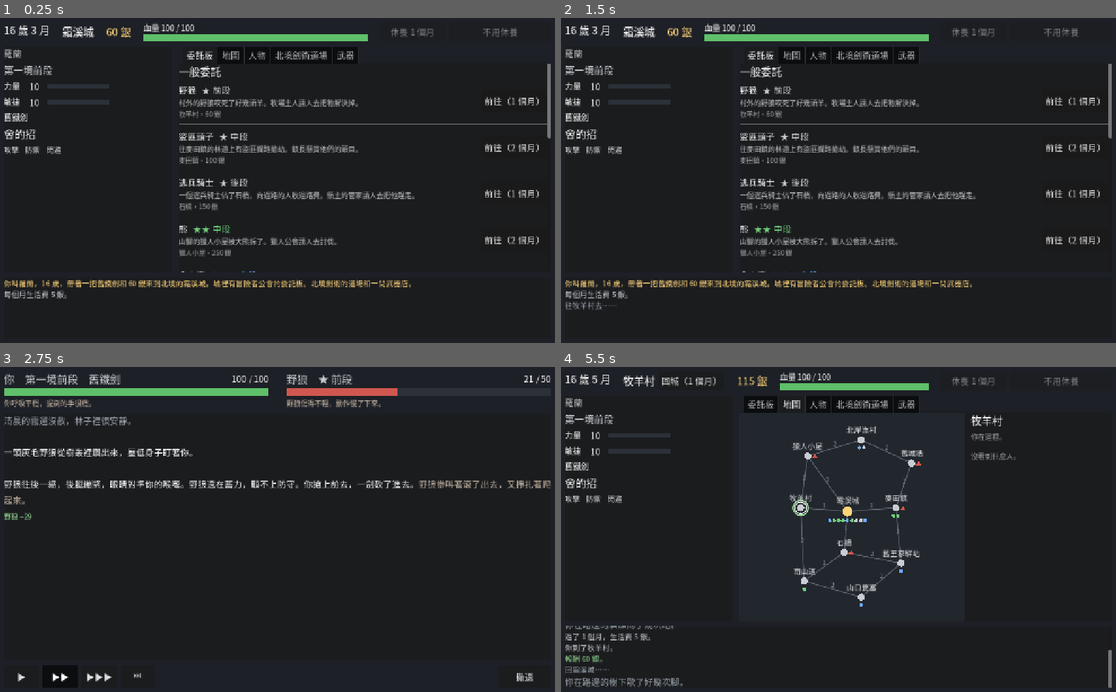
Above: before the commit, frames 1-4 (two rows, left to right).
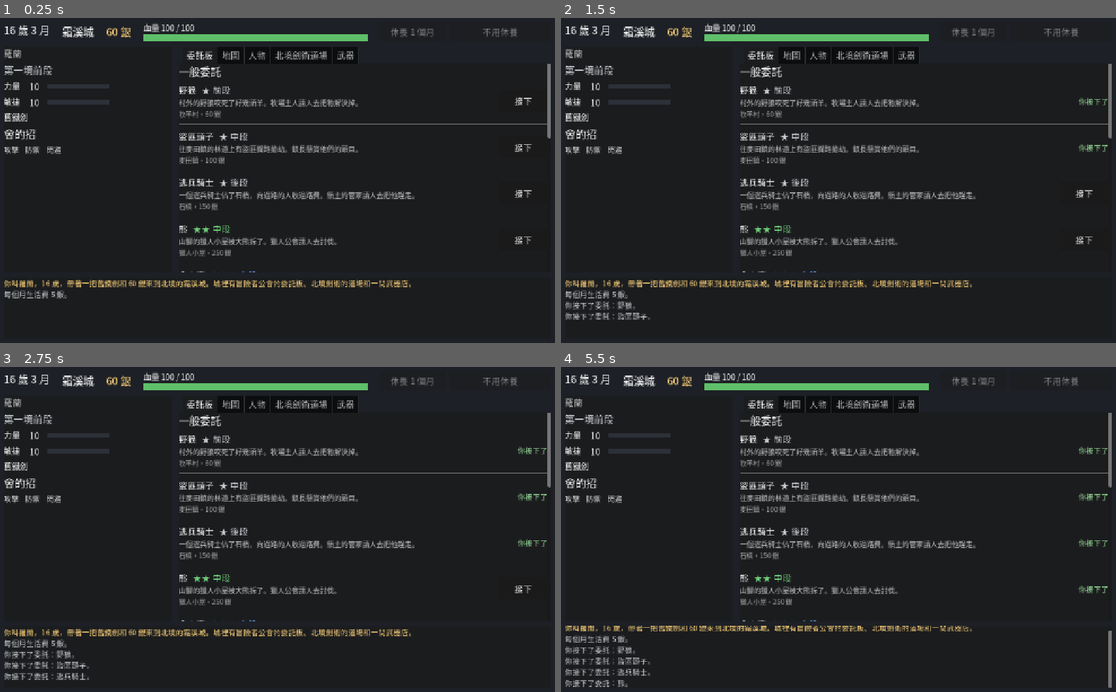
Above: after the commit, the same moments.

Repository: YPY1019/-
Game: Godot game, scene res://main.tscn
Two runs of this game, one before a commit and one after it. Both use one fixed random seed, a clock stepped at 60 frames per second and the inputs below.
Inputs (mouse positions are in pixels of both pictures, inside the frame that each line leads up to):
- Up to frame 1 (0.25 s): no input
- Up to frame 2 (1.5 s): click (1082, 99) at 0.5 s, where only the run after the commit has a clickable "接下"; click (1082, 148) at 1.25 s, where only the run after the commit has a clickable "接下"
- Up to frame 3 (2.75 s): click (521, 542) at 2 s, where only the run after the commit has a clickable "接下"
- Up to frame 4 (5.5 s): click (1082, 588) at 2.75 s, where only the run after the commit has a clickable "接下"; click "繼續" (after the commit: "接下") at 3.5 s; click "回城（1 個月）" (after the commit: "接下") at 4.25 s; click "回城（1 個月）" (after the commit: "接下") at 5 s

The runs differ from the first frame. In frame 1, 0.5% of the frame differs, in the area x 87-98%, y 24-70%; in frame 2, 0.9%; in frame 3, 12%, in the area x 0-100%, y 1-97%; in frame 4, 8.3%.

Commit message:
委託板只在公會、只有「接下」；城外不顯示城裡才有的分頁
- 委託板、道場、武器店的分頁只在霜溪城出現；城外也不顯示休養
- 一般委託跟懸賞一樣先接下（接了才拿得到報酬），自己走過去，在地圖上動手
- 打怪物的場景照所在的地方寫

Co-Authored-By: Claude Opus 5.5 <noreply@anthropic.com>
Claude-Session: https://claude.ai/code/session_019NQmrqKyVF75uYCPY8opxr

Diff:
--- a/冒險者模擬/scripts/game/town.gd
+++ b/冒險者模擬/scripts/game/town.gd
@@ -75,11 +75,27 @@
 	return board().filter(func(id): return TownData.COMMISSIONS[id]["place"] == place)
 
 
+## 在公會接下委託（不花時間）。接了才拿得到報酬，地方自己走過去
+func accept_job(enemy_id: String) -> Array:
+	if hero.jobs.has(enemy_id) or not world.monster_open(enemy_id):
+		return []
+	hero.jobs.append(enemy_id)
+	return [_m("info", "你接下了委託：%s。" % EnemyData.ENEMIES[enemy_id]["name"])]
+
+
+func took_job(enemy_id: String) -> bool:
+	return hero.jobs.has(enemy_id)
+
+
+## 開打：場景照所在的地方寫
 func start_monster(enemy_id: String) -> Battle:
 	_fight_enemy = enemy_id
 	_fight_person = null
 	loot.clear()
-	return Battle.new([hero.to_combatant()], [Combatant.from_enemy(enemy_id)])
+	var foe := Combatant.from_enemy(enemy_id)
+	foe.enemy_def = foe.enemy_def.duplicate()
+	foe.enemy_def["scene"] = MapData.PLACES[hero.location]["scene"]
+	return Battle.new([hero.to_combatant()], [foe])
 
 
 func finish_monster(battle: Battle) -> Array:
@@ -90,9 +106,13 @@
 	match r["outcome"]:
 		"win":
 			hero.hp = r["hp"]
-			hero.money += c["reward"]
 			world.monster_done(id)
-			msgs.append(_m("good", "報酬 %d 銀。" % c["reward"]))
+			if hero.jobs.has(id):
+				hero.jobs.erase(id)
+				hero.money += c["reward"]
+				msgs.append(_m("good", "報酬 %d 銀。" % c["reward"]))
+			else:
+				msgs.append(_m("info", "你沒有接這張委託，報酬拿不到。"))
 			msgs.append_array(_after_monster(id))
 		"flee":
 			hero.hp = r["hp"]
--- a/冒險者模擬/scripts/game/world.gd
+++ b/冒險者模擬/scripts/game/world.gd
@@ -687,6 +687,7 @@
 		heir.give_item(it)
 	heir.money += maxi(0, old.money)
 	heir.role = ""
+	heir.jobs.clear()
 	heir.target = ""
 	heir.grudges.clear()
 	heir.vow = {}
--- a/冒險者模擬/scripts/person.gd
+++ b/冒險者模擬/scripts/person.gd
@@ -52,6 +52,8 @@
 var books: Array[String] = []
 ## 師傅交代的事：劍譜拿回去給師傅看過了沒
 var errand_reported := false
+## 接下的一般委託（怪物 id）。打贏才拿得到報酬
+var jobs: Array[String] = []
 ## 打贏過的對手（委託的怪物 id、人的 id）
 var beaten: Array[String] = []
 ## 拿著的武器和身上有的武器（買的、從人身上拿的）
--- a/冒險者模擬/scripts/ui/main.gd
+++ b/冒險者模擬/scripts/ui/main.gd
@@ -16,8 +16,6 @@
 ## 現在打的是 monster 委託的怪物 / person 世界上的人 / spar 師傅的考驗
 var fight_kind := ""
 var _settled := []
-## 走到委託的地方之後要打的怪物
-var _then_monster := ""
 ## 死去那一句停多久，才換到「這一生」
 const DEATH_PAUSE := 2.5
 
@@ -36,7 +34,7 @@
 	add_child(margin)
 
 	town_view = TownView.new(town)
-	town_view.commission_requested.connect(_commission)
+	town_view.monster_requested.connect(_start_monster)
 	town_view.fight_requested.connect(_fight_person)
 	town_view.travel_requested.connect(_travel)
 	town_view.spar_requested.connect(_start_spar)
@@ -131,26 +129,9 @@
 		return
 	_wait(town.take_wait(), func():
 		town_view.add_messages(msgs)
-		var monster := _then_monster
-		_then_monster = ""
-		if town.hero.dying() or town.hero.dead:
-			_after_time()
-			return
-		town_view.show_map()
-		if monster != "" and town.monsters_at(town.hero.location).has(monster) and town.comer() == null:
-			_start_monster(monster)
-		else:
-			_after_time())
-
-
-## 接下委託：在那裡就直接打，不在就先走過去
-func _commission(enemy_id: String) -> void:
-	var place: String = TownData.COMMISSIONS[enemy_id]["place"]
-	if town.hero.location == place:
-		_start_monster(enemy_id)
-	else:
-		_then_monster = enemy_id
-		_travel(place)
+		if not town.hero.dying() and not town.hero.dead:
+			town_view.show_map()
+		_after_time())
 
 
 func _start_monster(enemy_id: String) -> void:
--- a/冒險者模擬/scripts/ui/map_view.gd
+++ b/冒險者模擬/scripts/ui/map_view.gd
@@ -73,6 +73,8 @@
 			n.add_theme_color_override("font_color", Color(dg["color"]))
 			n.size_flags_horizontal = Control.SIZE_EXPAND_FILL
 			row.add_child(n)
+			if town.took_job(id):
+				row.add_child(UiKit.label("你接下了", 15, 0.7))
 			if here:
 				var b := UiKit.button("動手", 90, 36)
 				b.pressed.connect(func(): monster_requested.emit(id))
--- a/冒險者模擬/scripts/ui/town_view.gd
+++ b/冒險者模擬/scripts/ui/town_view.gd
@@ -1,13 +1,13 @@
 class_name TownView
 extends VBoxContainer
 
-## 主畫面：你的狀態、委託板（一般委託和懸賞）、地圖、人物、北境劍術道場、武器（你的武器和武器店）、休養。
-## 只負責顯示和按鈕，規則都在 Town。城外只能走路、找人打；休養、學招、讀秘笈、買武器要在城裡。
-## 要開打、要走路時發出 commission_requested / fight_requested / travel_requested / spar_requested，由 main 處理。
+## 主畫面：你的狀態、地圖、人物、休養；在城裡才有委託板（公會）、北境劍術道場、武器店的分頁。
+## 只負責顯示和按鈕，規則都在 Town。城外只能走路、找人打；接委託、休養、學招、讀秘笈、買武器要在城裡。
+## 要開打、要走路時發出 monster_requested / fight_requested / travel_requested / spar_requested，由 main 處理。
 ## 花時間的事（學招、讀秘笈、休養）發出 wait_requested，由 main 擋住按鈕、呼叫 play_wait 演那段時間。
 ## 臨終時中間換成安排後事（選誰接手），選好發出 heir_chosen。
 
-signal commission_requested(enemy_id: String)
+signal monster_requested(enemy_id: String)
 signal fight_requested(person_id: String)
 signal travel_requested(place: String)
 signal heir_chosen(person_id: String)
@@ -95,7 +95,7 @@
 	map_view.name = "地圖"
 	map_view.travel_requested.connect(func(p): travel_requested.emit(p))
 	map_view.fight_requested.connect(func(id): fight_requested.emit(id))
-	map_view.monster_requested.connect(func(id): commission_requested.emit(id))
+	map_view.monster_requested.connect(func(id): monster_requested.emit(id))
 	map_view.person_selected.connect(show_person)
 	tabs.add_child(map_view)
 	people_view = PeopleView.new(town)
@@ -205,6 +205,15 @@
 	home_button.visible = home > 0 and not h.dying()
 	home_button.text = "回城（%s）" % LifeData.span_text(home)
 	tabs.visible = not h.dying()
+	# 旅店在城裡：城外不能休養
+	rest_row.visible = town.in_city() and not h.dying()
+	# 城裡才有的地方：公會的委託板、道場、武器店
+	var city := town.in_city()
+	for tab in [board_box, dojo_box, shop_box]:
+		var idx: int = tab.get_parent().get_index()
+		tabs.set_tab_hidden(idx, not city)
+		if not city and tabs.current_tab == idx:
+			tabs.current_tab = map_view.get_index()
 	deathbed_panel.visible = h.dying()
 	money_label.text = "%d 銀" % h.money
 	money_label.add_theme_color_override("font_color", Color(BAD) if h.money < 0 else Color(GOLD))
@@ -374,11 +383,7 @@
 		info.add_child(UiKit.label(c["text"], 16, 0.75, true))
 		info.add_child(UiKit.label("%s・%d 銀" % [MapData.place_name(c["place"]), c["reward"]], 15, 0.6))
 		row.add_child(info)
-		var months := MapData.distance(h.location, c["place"])
-		var b := UiKit.button("接下" if months == 0 else "前往（%s）" % LifeData.span_text(months), 150, 52)
-		b.size_flags_vertical = Control.SIZE_SHRINK_CENTER
-		b.pressed.connect(func(): commission_requested.emit(id))
-		row.add_child(b)
+		row.add_child(_take_button(town.took_job(id), func(): add_messages(town.accept_job(id))))
 		board_box.add_child(row)
 		board_box.add_child(HSeparator.new())
 
@@ -407,21 +412,22 @@
 			line += "・接下的人：" + "、".join(takers.map(func(t): return town.world.who(t)))
 		info.add_child(UiKit.label(line, 15, 0.6))
 		row.add_child(info)
-		if town.took_bounty(id):
-			var took := UiKit.label("你接下了", 17)
-			took.add_theme_color_override("font_color", Color("#9be39b"))
-			took.size_flags_vertical = Control.SIZE_SHRINK_CENTER
-			row.add_child(took)
-		else:
-			var b := UiKit.button("接下", 110, 52)
-			b.size_flags_vertical = Control.SIZE_SHRINK_CENTER
-			b.disabled = not town.in_city()
-			if b.disabled:
-				b.tooltip_text = "要在城裡的公會登記"
-			b.pressed.connect(func(): add_messages(town.accept_bounty(id)))
-			row.add_child(b)
+		row.add_child(_take_button(town.took_bounty(id), func(): add_messages(town.accept_bounty(id))))
 		board_box.add_child(row)
 		board_box.add_child(HSeparator.new())
+
+
+## 「接下」按鈕；接過了就寫「你接下了」
+func _take_button(took: bool, on_take: Callable) -> Control:
+	if took:
+		var l := UiKit.label("你接下了", 17)
+		l.add_theme_color_override("font_color", Color("#9be39b"))
+		l.size_flags_vertical = Control.SIZE_SHRINK_CENTER
+		return l
+	var b := UiKit.button("接下", 110, 52)
+	b.size_flags_vertical = Control.SIZE_SHRINK_CENTER
+	b.pressed.connect(on_take)
+	return b
 
 
 # ---------- 臨終 ----------
@@ -461,9 +467,6 @@
 func _build_dojo() -> void:
 	UiKit.clear(dojo_box)
 	var h := town.hero
-	if not town.in_city():
-		dojo_box.add_child(UiKit.label("道場在霜溪城。", 18, 0.6))
-		return
 	for t in SchoolData.TIERS:
 		match t["exam"]:
 			"spar":
@@ -547,9 +550,6 @@
 
 	shop_box.add_child(HSeparator.new())
 	shop_box.add_child(UiKit.heading("武器店"))
-	if not town.in_city():
-		shop_box.add_child(UiKit.label("武器店在霜溪城。", 18, 0.6))
-		return
 	for id in WeaponData.SHOP:
 		var w := WeaponData.get_def(id)
 		var st := town.weapon_state(id)
--- a/冒險者模擬/tests/career.gd
+++ b/冒險者模擬/tests/career.gd
@@ -122,6 +122,11 @@
 			town._pass_months(1)
 			continue
 		var place: String = TownData.COMMISSIONS[mon]["place"]
+		if not town.took_job(mon):
+			if not town.in_city():
+				town.travel(MapData.HOME)
+				continue
+			town.accept_job(mon)
 		if h.location != place:
 			town.travel(place)
 			continue
--- a/冒險者模擬/tests/shot.gd
+++ b/冒險者模擬/tests/shot.gd
@@ -39,9 +39,13 @@
 	await _idle()
 	_save("05_warned")
 
-	# 接委託：走到牧羊村打野狼
+	# 接委託：在公會接下，走到牧羊村，在地圖上動手打野狼
 	h.hp = h.max_hp()
-	main._commission("wolf")
+	tv.add_messages(town.accept_job("wolf"))
+	main._travel("pasture")
+	await _idle()
+	_save("05b_pasture_tabs")
+	main._start_monster("wolf")
 	await _until(func(): return main.battle_view.visible)
 	await create_timer(1.5).timeout
 	_save("06_battle_wolf")
Not shown, changed: GAME_DESIGN.md
